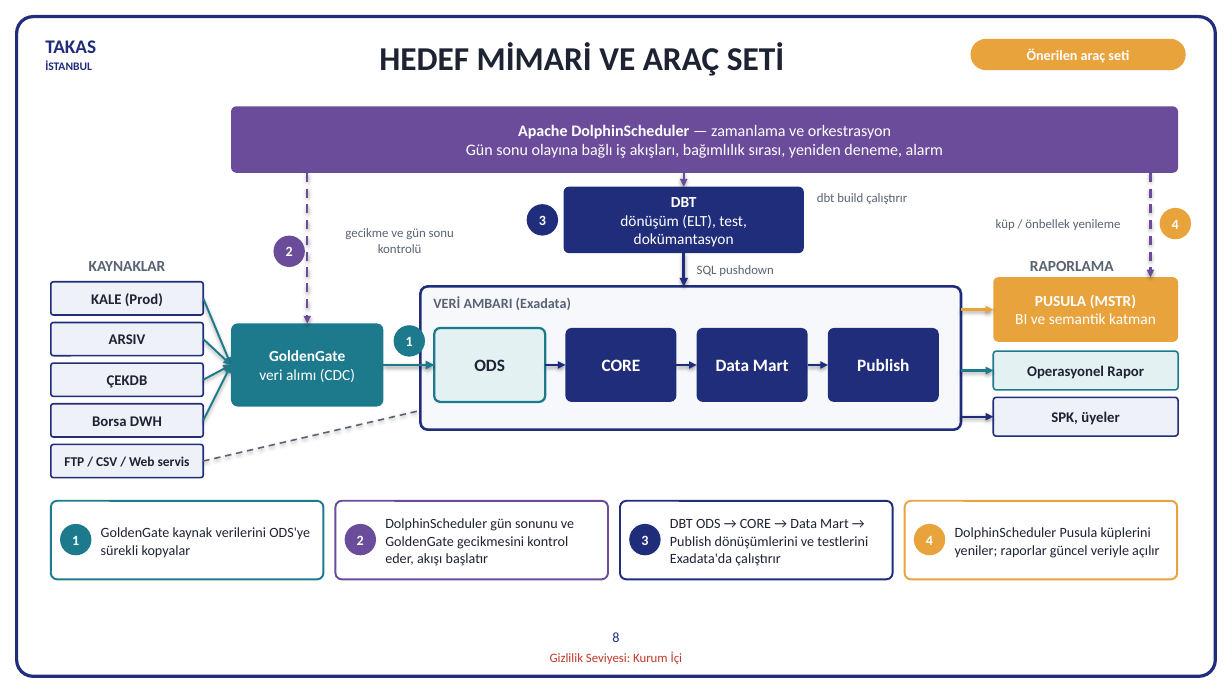
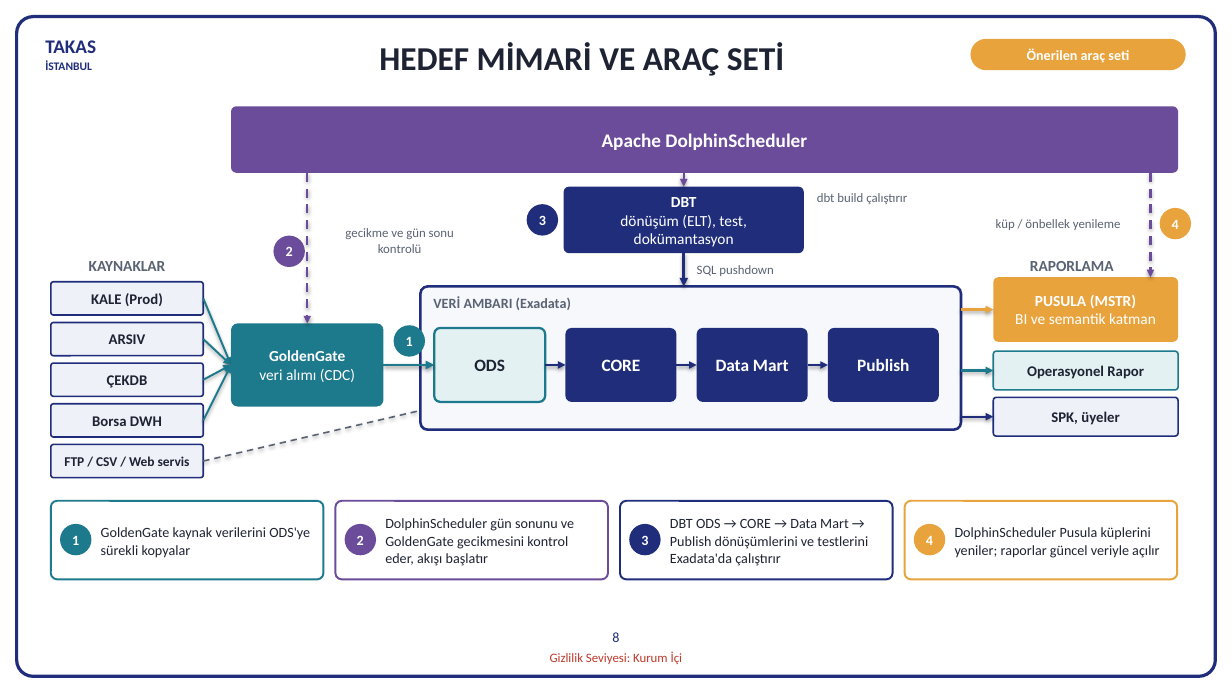
Before and after one commit to hanifidemirel0/Cursor-Projects, a slide deck: slide 8 of outputs/dwh-sunum-kasim-2026/5 - DWHSunum_Kasim2026.pptx. Drawn at 1232x693 pixels with LibreOffice and Linux fonts; fonts in the diff are those of the drawing. Boxes give left, top, right and bottom in pixels: in the first picture for what was removed or moved away, otherwise in the second. Text is boxed around its words. In the diff, an @@ line names an element or a change of style, - is before the commit and + after.

```diff
--- a/outputs/dwh-sunum-kasim-2026/5 - DWHSunum_Kasim2026.pptx
+++ b/outputs/dwh-sunum-kasim-2026/5 - DWHSunum_Kasim2026.pptx
@@ text in rounded rectangle at [602, 133, 807, 150]: text changed; size 12.5 to 15 pt; bold on @@
-Apache DolphinScheduler — zamanlama ve orkestrasyon
-Gün sonu olayına bağlı iş akışları, bağımlılık sırası, yeniden deneme, alarm
+Apache DolphinScheduler
```
Also in this commit, not shown: 2 other files.
